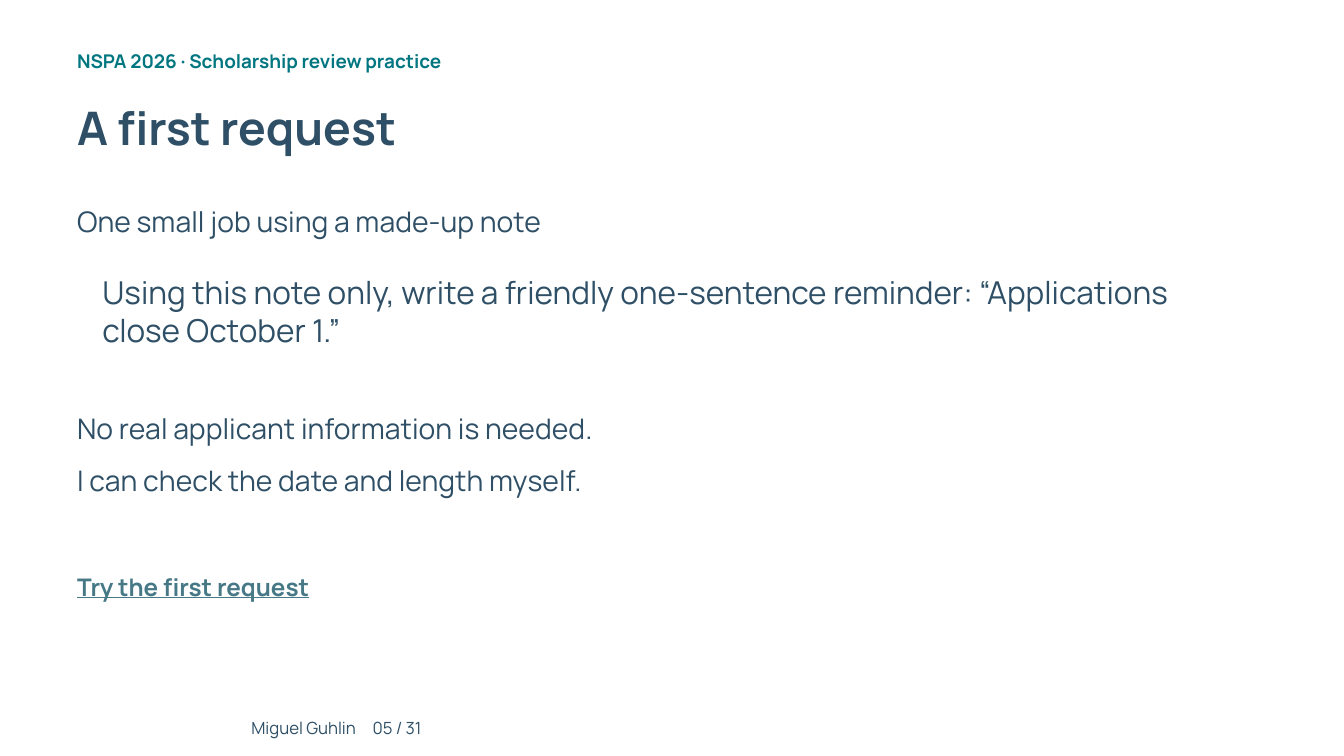
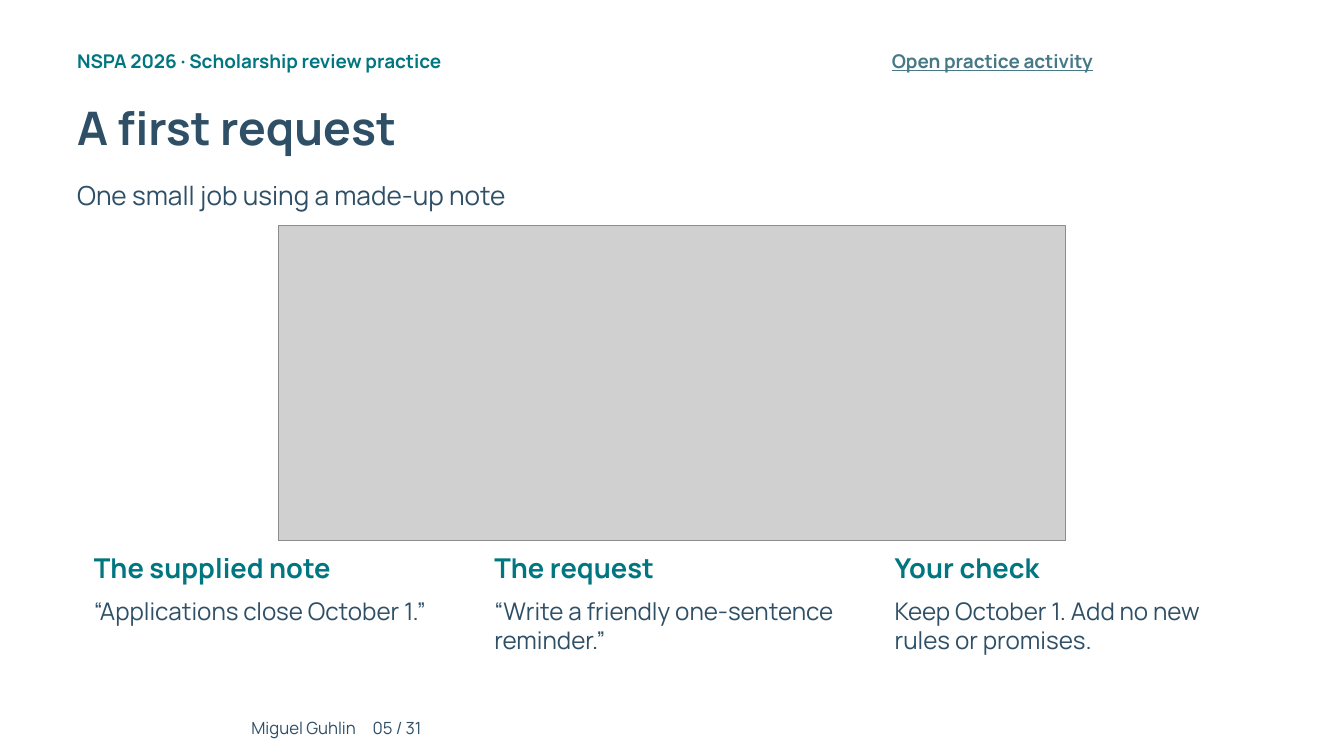
Before and after one commit to mguhlin/nspa, a slide deck: slide 5 of 2026/p/slides/ai-prompting-scholarship-review.pptx. Drawn at 1344x756 pixels with LibreOffice and Linux fonts; fonts in the diff are those of the drawing; grey boxes stand for pictures; background and template pictures are left out. Boxes give left, top, right and bottom in pixels: in the first picture for what was removed or moved away, otherwise in the second. Text is boxed around its words. In the diff, an @@ line names an element or a change of style, - is before the commit and + after.

```diff
--- a/2026/p/slides/ai-prompting-scholarship-review.pptx
+++ b/2026/p/slides/ai-prompting-scholarship-review.pptx
@@ text added at (892, 54, 1093, 73), 13.5 pt, text #467886, bold, underline @@
+Open practice activity
@@ text "One small job using a ...": place and size @@
-text "One small job using a ..." at (77, 211, 541, 240)
+text "One small job using a ..." at (77, 185, 505, 212)
@@ text "One small job using a ..." at (77, 185, 505, 212): size 20.2 to 18.8 pt @@
@@ picture added at (278, 226, 1066, 540) @@
@@ text removed at (77, 418, 592, 446) @@
-No real applicant information is needed.
@@ text removed at (77, 470, 581, 499) @@
-I can check the date and length myself.
@@ text added at (94, 558, 330, 585), 19.5 pt, text #007681, bold @@
+The supplied note
@@ text at (494, 558, 654, 585): text changed; size 17.2 to 19.5 pt; text colour #467886 to #007681 @@
-Try the first request
+The request
@@ text added at (895, 558, 1040, 579), 19.5 pt, text #007681, bold @@
+Your check
@@ text added at (94, 602, 426, 626), 17.2 pt, text #2E4F66 @@
+“Applications close October 1.”
@@ text at (494, 602, 833, 650): text changed; size 22.5 to 17.2 pt @@
-Using this note only, write a friendly one-sentence reminder: “Applications close October 1.”
+“Write a friendly one-sentence reminder.”
@@ text added at (895, 602, 1200, 655), 17.2 pt, text #2E4F66 @@
+Keep October 1. Add no new rules or promises.
```
Also in this commit, not shown: 16 other slides changed, 1 slide added, 1 slide removed, 41 other files.
